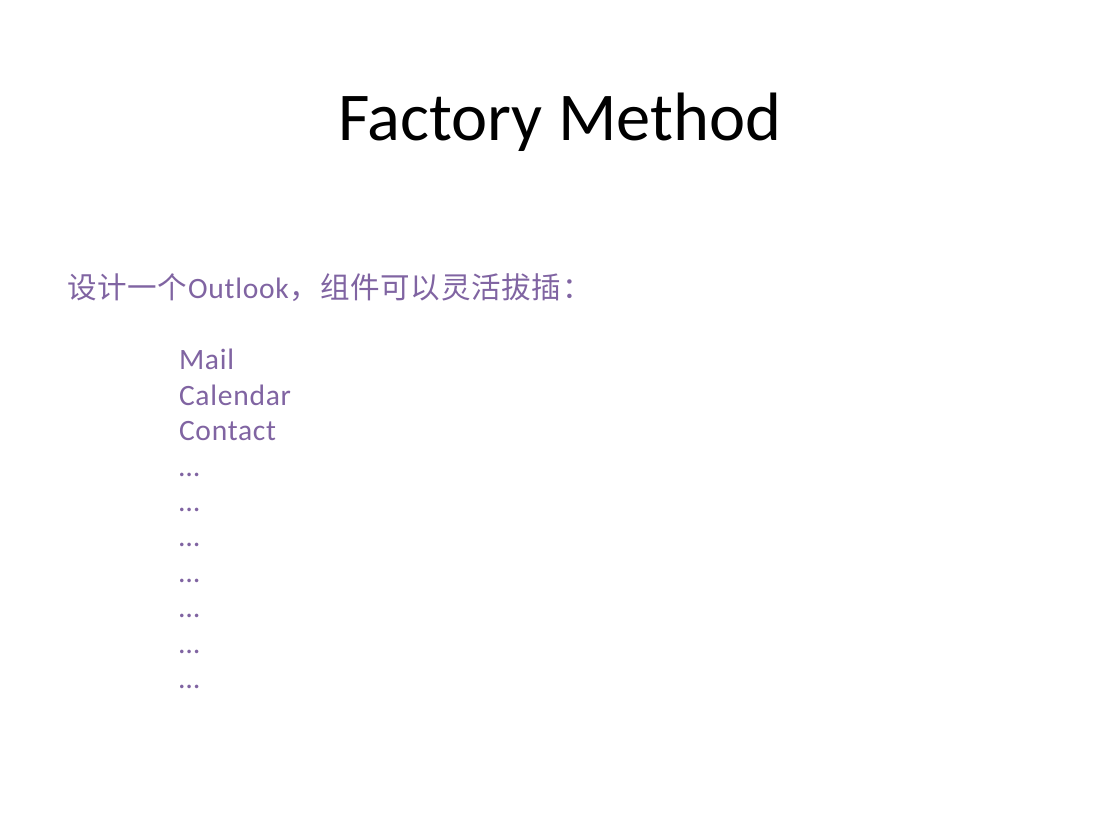
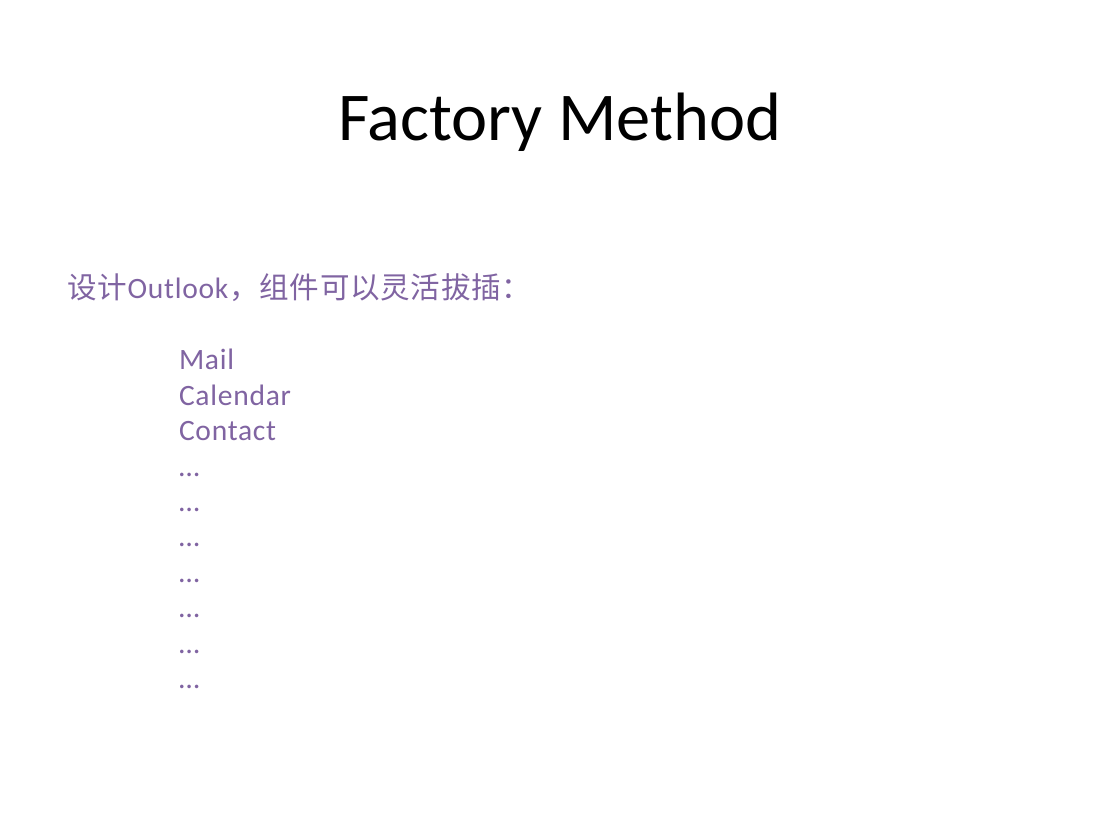
Before and after one commit to PlumpMath/DesignPattern-956, a slide deck: slide 8 of _Doc/Design Pattern (C#) - Part 1.pptx. Drawn at 1120x840 pixels with LibreOffice and Linux fonts; fonts in the diff are those of the drawing. Boxes give left, top, right and bottom in pixels: in the first picture for what was removed or moved away, otherwise in the second. Text is boxed around its words. In the diff, an @@ line names an element or a change of style, - is before the commit and + after.

Commit message:
Refined FactoryMethod design pattern; Updated PPTs.

```diff
--- a/_Doc/Design Pattern (C#) - Part 1.pptx
+++ b/_Doc/Design Pattern (C#) - Part 1.pptx
@@ text at [67,273,531,301]: text changed @@
-设计一个Outlook，组件可以灵活拔插：
+设计Outlook，组件可以灵活拔插：
```
Also in this commit, not shown: 4 other slides changed, 9 slides added, 1 slide removed, 7 other files.
